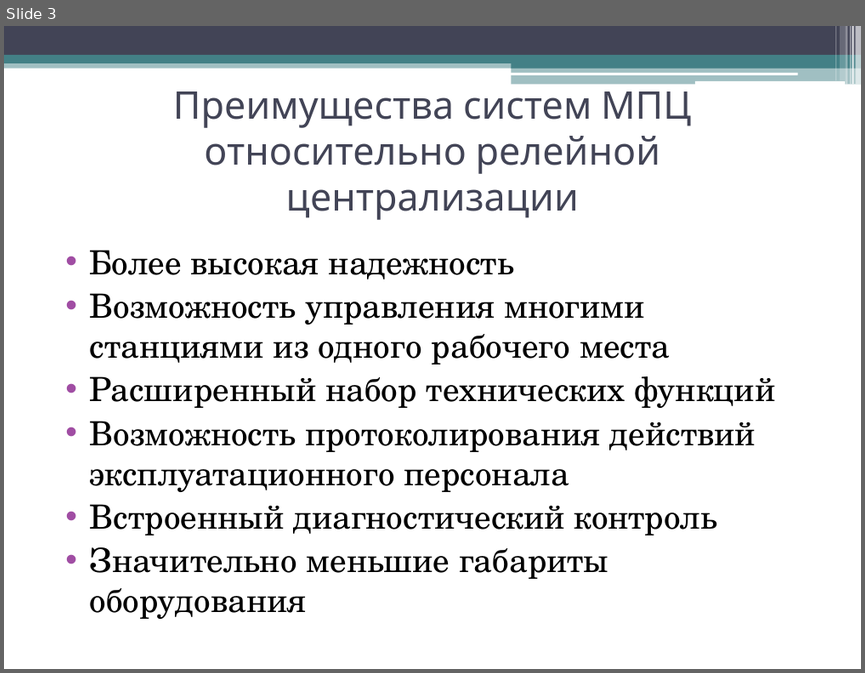
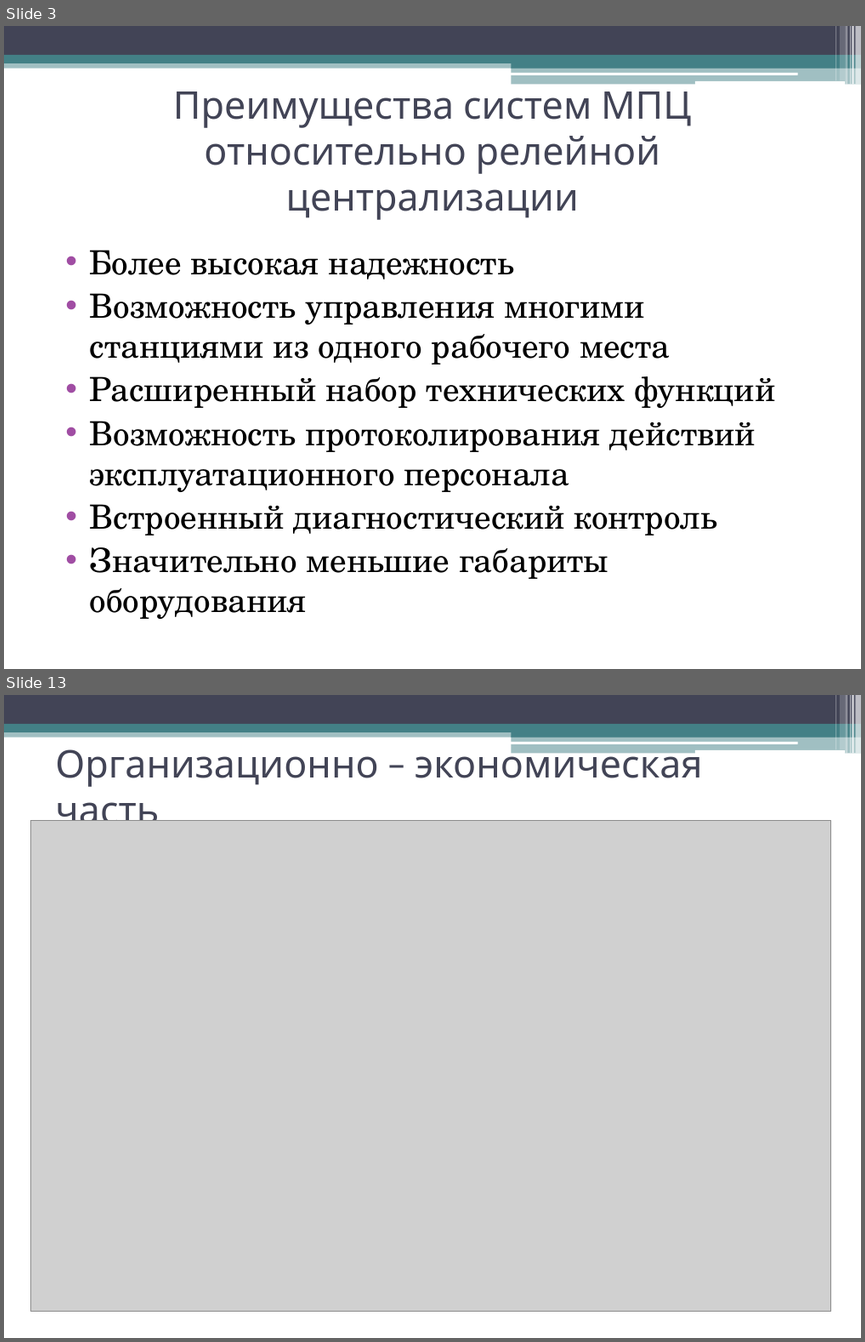
Before and after one commit to Filatoff73/Diplom, a slide deck: Диплом мой/Презентация/Presentation_Filatov_RK6-123.pptx. Shown one above the other, each under a label of ours: slide 3 before the commit, slides 3 and 13 after it; the slides between them are not shown. The pictures are 865x673 and 865x1342 pixels, drawn with LibreOffice and Linux fonts; fonts in the diff are those of the drawing; grey boxes stand for pictures. Boxes give left, top, right and bottom in pixels: in the first picture for what was removed or moved away, otherwise in the second. Text is boxed around its words. In the diff, an @@ line names an element or a change of style, - is before the commit and + after.

```diff
--- a/Диплом мой/Презентация/Presentation_Filatov_RK6-123.pptx
+++ b/Диплом мой/Презентация/Presentation_Filatov_RK6-123.pptx
@@ slide 13 added at [4, 695, 861, 1338], background #FFFFFF; not listed: 13 template elements that a slide beside it also shows @@
@@ title added at [55, 744, 702, 833], 32 pt, text #424456 @@
+Организационно – экономическая часть
@@ picture added at [30, 820, 831, 1311] @@
```
Also in this commit, not shown: 4 slides changed, 7 other slides added.
